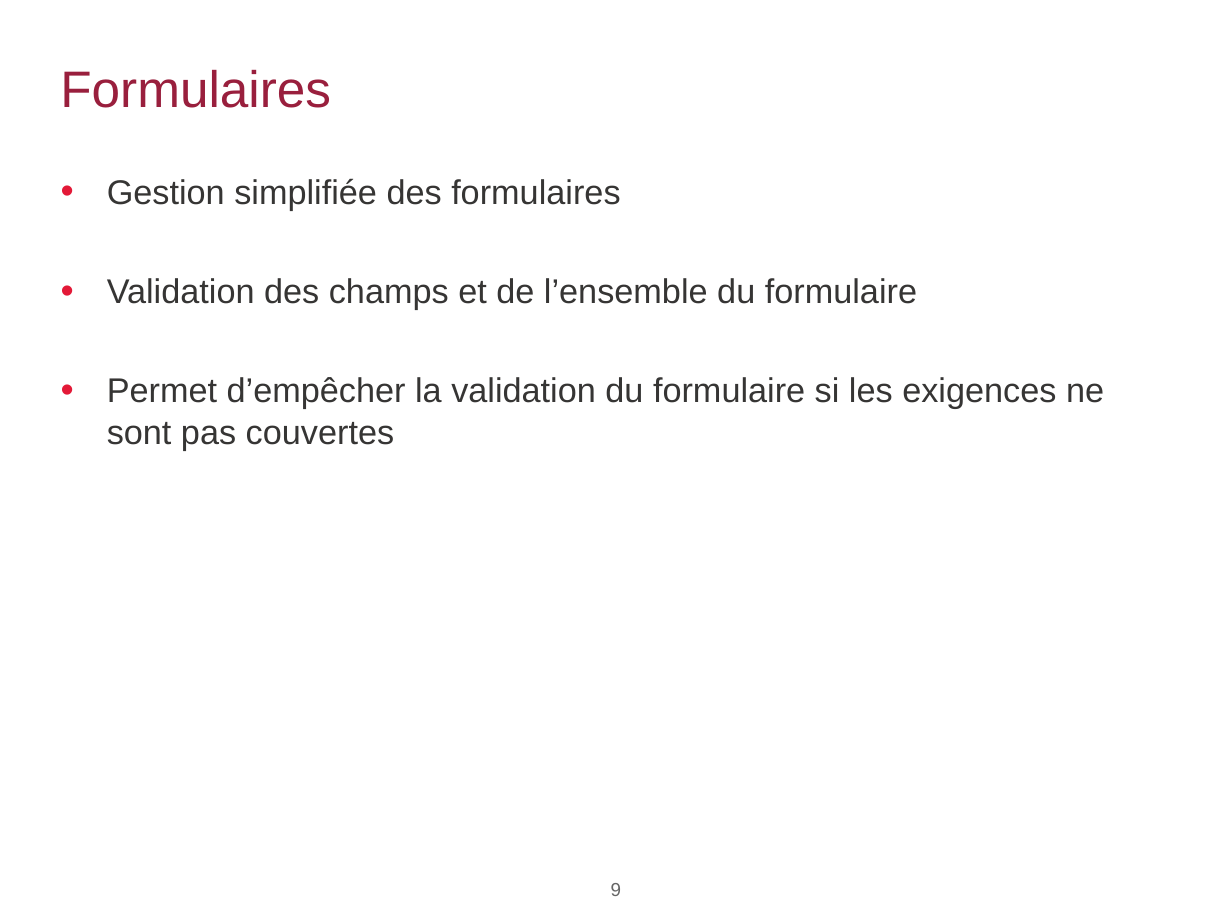
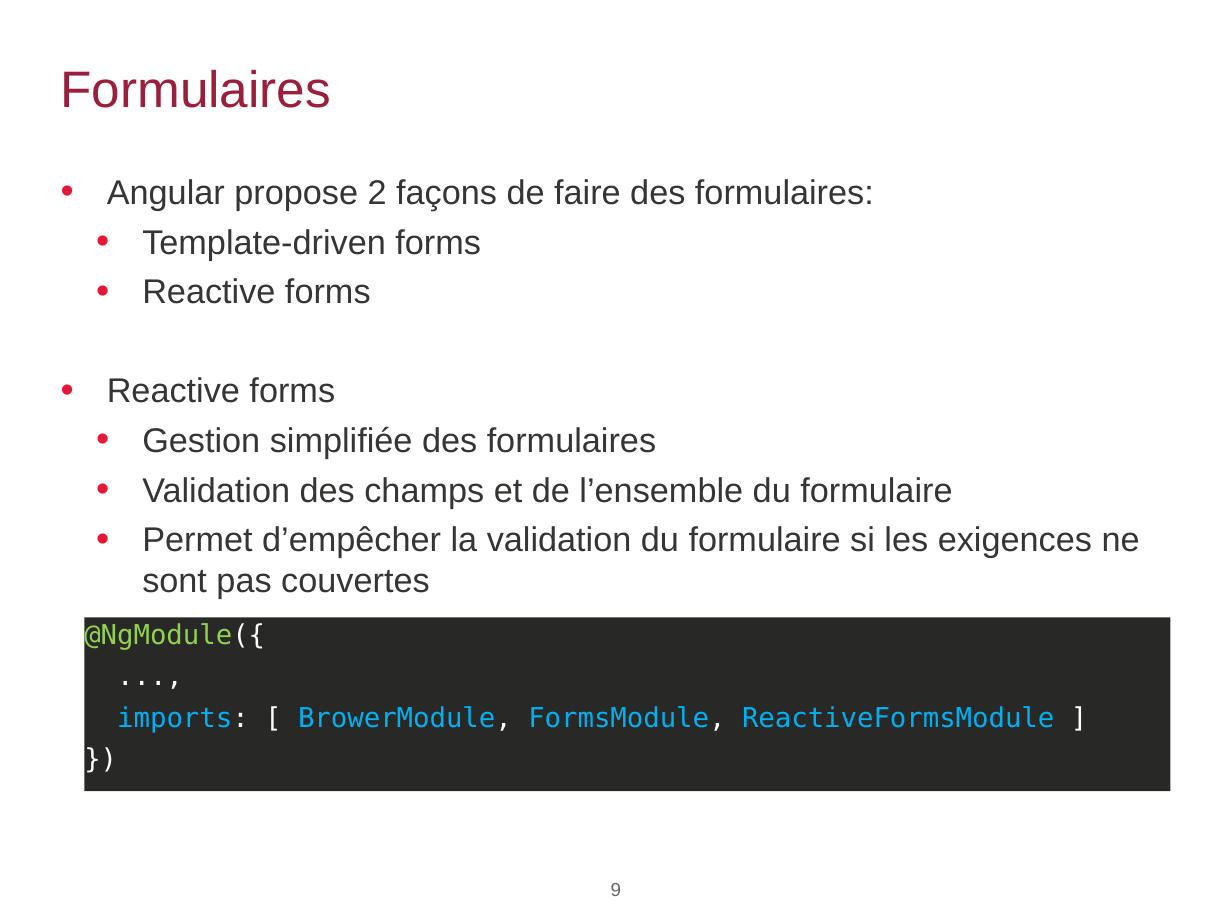
Before and after one commit to agaudichon/CGI-formation-Angular, a slide deck: slide 9 of docs/Formation_Angular_003_Angular-avancé.pptx. Drawn at 1232x924 pixels with LibreOffice and Linux fonts; fonts in the diff are those of the drawing; background and template pictures are left out. Boxes give left, top, right and bottom in pixels: in the first picture for what was removed or moved away, otherwise in the second. Text is boxed around its words. In the diff, an @@ line names an element or a change of style, - is before the commit and + after.

```diff
--- a/docs/Formation_Angular_003_Angular-avancé.pptx
+++ b/docs/Formation_Angular_003_Angular-avancé.pptx
@@ text at bbox=[107, 179, 874, 403]: paragraphs added @@
+• Angular propose 2 façons de faire des formulaires:
+  • Template-driven forms
+  • Reactive forms
+• Reactive forms
@@ text at bbox=[142, 426, 1140, 599]: list level 1 to 2 in "Gestion simplifiée des formulaires"; list level 1 to 2 in "Validation des champs et de ..."; list level 1 to 2 in "Permet d’empêcher la validation du ..." @@
@@ rectangle added at bbox=[84, 617, 1170, 791], fill #282827, 16 pt, text #00B0F0 @@
+@NgModule({
+...,
+imports: [ BrowerModule, FormsModule, ReactiveFormsModule ]
+})
```
Also in this commit, not shown: 8 slides added, 1 slide removed, 2 other files.
